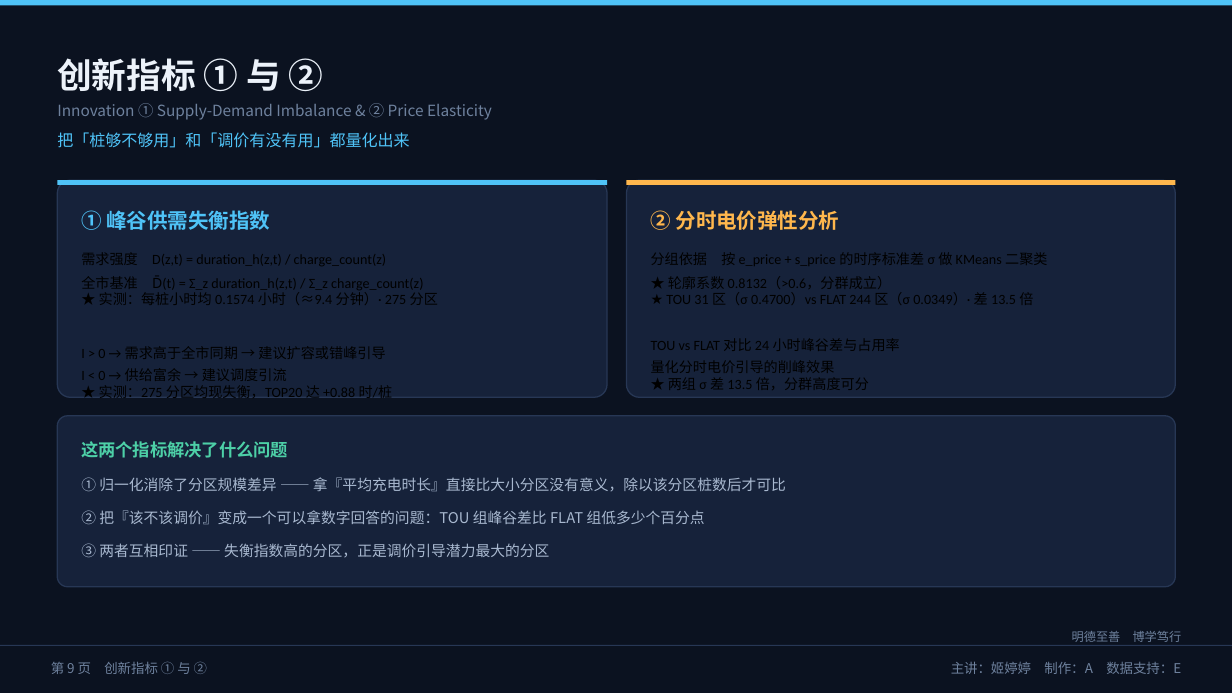
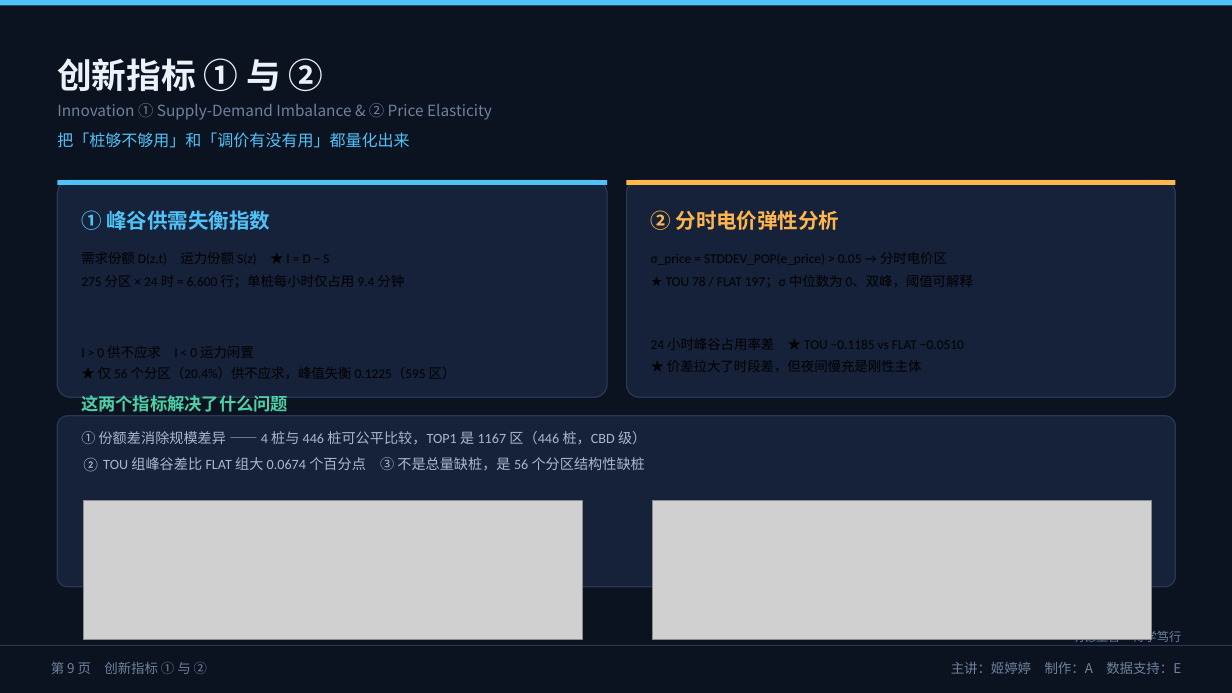
Before and after one commit to pengzhongyan01/urbanev-charge-analysis, a slide deck: slide 9 of docs/ppt/第02组_城市充电桩数据分析系统_答辩PPT.pptx. Drawn at 1232x693 pixels with LibreOffice and Linux fonts; fonts in the diff are those of the drawing; grey boxes stand for pictures. Boxes give left, top, right and bottom in pixels: in the first picture for what was removed or moved away, otherwise in the second. Text is boxed around its words. In the diff, an @@ line names an element or a change of style, - is before the commit and + after.

```diff
--- a/docs/ppt/第02组_城市充电桩数据分析系统_答辩PPT.pptx
+++ b/docs/ppt/第02组_城市充电桩数据分析系统_答辩PPT.pptx
@@ text "这两个指标解决了什么问题": place and size @@
-text "这两个指标解决了什么问题" at box(81, 441, 288, 458)
+text "这两个指标解决了什么问题" at box(81, 395, 288, 412)
@@ text removed at box(99, 385, 393, 398) @@
-I > 0 → 需求高于全市同期 → 建议扩容或错峰引导
-I < 0 → 供给富余 → 建议调度引流
-★ 实测：275 分区均现失衡，TOP20 达 +0.88 时/桩
@@ text at box(81, 431, 646, 472): text changed; size 11.5 to 11 pt; font Noto Sans CJK SC to Calibri @@
-① 归一化消除了分区规模差异 —— 拿『平均充电时长』直接比大小分区没有意义，除以该分区桩数后才可比
-② 把『该不该调价』变成一个可以拿数字回答的问题：TOU 组峰谷差比 FLAT 组低多少个百分点
-③ 两者互相印证 —— 失衡指数高的分区，正是调价引导潜力最大的分区
+① 份额差消除规模差异 —— 4 桩与 446 桩可公平比较，TOP1 是 1167 区（446 桩，CBD 级）
+② TOU 组峰谷差比 FLAT 组大 0.0674 个百分点 ③ 不是总量缺桩，是 56 个分区结构性缺桩
@@ picture added at box(83, 501, 582, 640) @@
@@ picture added at box(653, 501, 1152, 640) @@
```
Also in this commit, not shown: 2 other slides changed, 6 other files.
